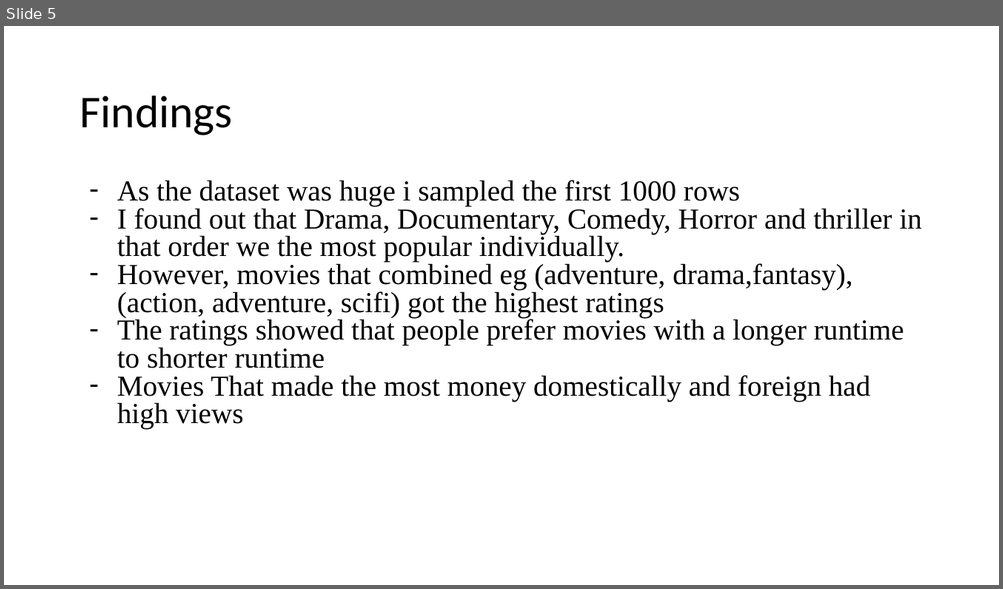
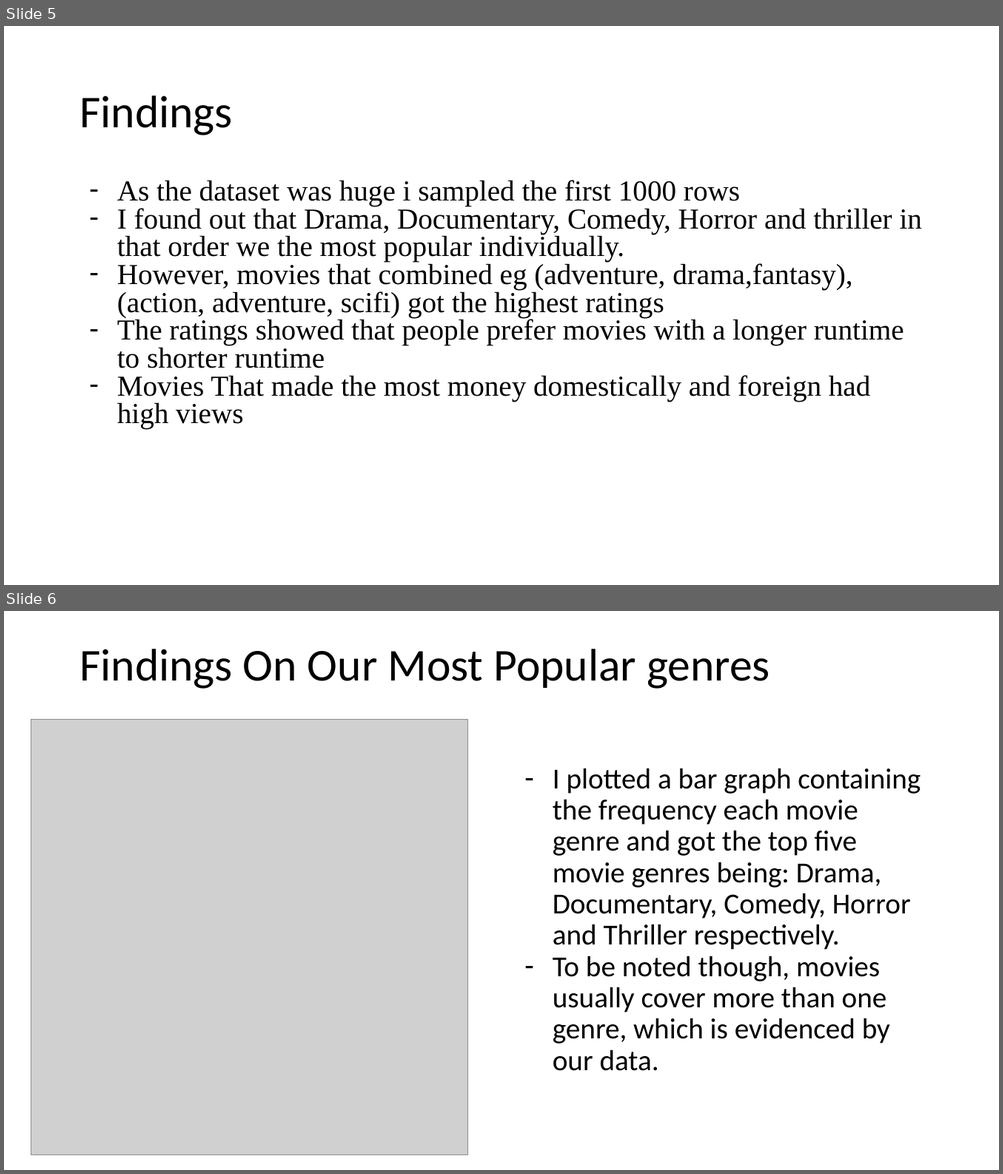
Before and after one commit to Daniel-Muruthi/dsc-microsoft-films-project, a slide deck: MICROSOFT_STUDIO_PROJECT.pptx. Shown one above the other, each under a label of ours: slide 5 before the commit, slides 5 and 6 after it. The pictures are 1003x589 and 1003x1174 pixels, drawn with LibreOffice and Linux fonts; fonts in the diff are those of the drawing; grey boxes stand for pictures. Boxes give left, top, right and bottom in pixels: in the first picture for what was removed or moved away, otherwise in the second. Text is boxed around its words. In the diff, an @@ line names an element or a change of style, - is before the commit and + after.

```diff
--- a/MICROSOFT_STUDIO_PROJECT.pptx
+++ b/MICROSOFT_STUDIO_PROJECT.pptx
@@ slide 6 added at bbox=[4, 611, 999, 1170], background #FFFFFF @@
@@ title added at bbox=[79, 649, 770, 689], 44 pt, text #000000 @@
+Findings On Our Most Popular genres
@@ picture added at bbox=[31, 720, 467, 1156] @@
@@ text added at bbox=[552, 768, 920, 1071], 28 pt, text #000000 @@
+– I plotted a bar graph containing the frequency each movie genre and got the top five movie genres being: Drama, Documentary, Comedy, Horror and Thriller respectively.
+– To be noted though, movies usually cover more than one genre, which is evidenced by our data.
```
Also in this commit, not shown: 1 slide changed, 4 other slides added, 1 other file.
